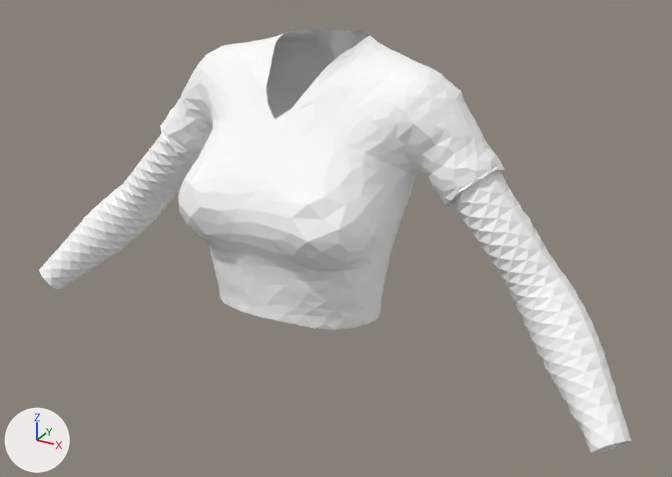
An edit to the glTF model apps/web/public/assets/3dx/clothes/top/3dx_f_top_shirt.glb, drawn before and after from the same camera.
Rendered twice from a 50 mm camera at (0.584, -0.985, 1.709) aimed at (0.048, -0.012, 1.223). Arrows for +X, +Y and +Z are at lower left; the lights stay in place. The first picture is the older version. Vertices at exactly the same position are counted once.

In view in the first picture: 'item'.
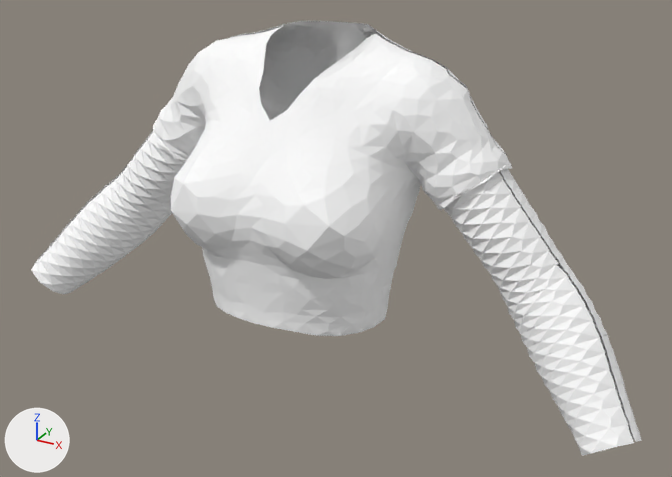
Diff of the bpy script that builds the scene:
```diff
--- a/apps/web/public/assets/3dx/clothes/top/3dx_f_top_shirt.glb.py
+++ b/apps/web/public/assets/3dx/clothes/top/3dx_f_top_shirt.glb.py
@@ me_item @@
 # used by ob_item; location = (0.0, 0.0, 0.0)
-me_item.from_pydata(...)  # 1995 vertices, 3874 faces; spans x -0.448..0.454, y -0.146..0.113, z 1.049..1.474
+me_item.from_pydata(...)  # 2609 vertices, 3874 faces; spans x -0.459..0.465, y -0.155..0.122, z 1.041..1.483
+# me_item part 1: the loose piece of 1219 vertices spanning x -0.248..0.246, y -0.146..0.113, z 1.107..1.474 is rebuilt with 635 vertices and now spans x -0.257..0.256, y -0.155..0.061, z 1.12..1.477
+# me_item part 2: 776 vertices removed from x -0.448..0.454, y -0.088..0.085, z 1.049..1.356; 1974 vertices added at x -0.459..0.465, y -0.098..0.122, z 1.041..1.483
 me_item.materials.append(mat_skin)
```

Where the change shows, as pixel boxes [x1, y1, x2, y2] in the pictures (672 x 477 px):
'item', reshaped: before [39, 29, 631, 453]; after [31, 21, 642, 456]
part 1 of me_item, rebuilt: before [160, 29, 505, 330]; after [153, 26, 512, 336]
part 2 of me_item, built on: before [39, 133, 631, 453]; after [31, 21, 642, 456]
